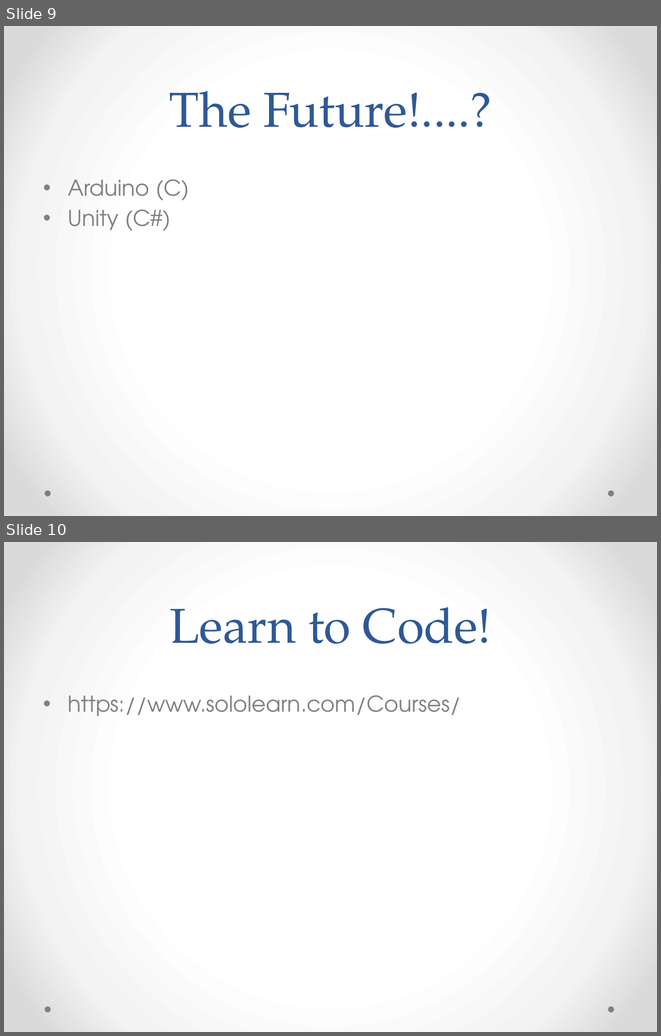
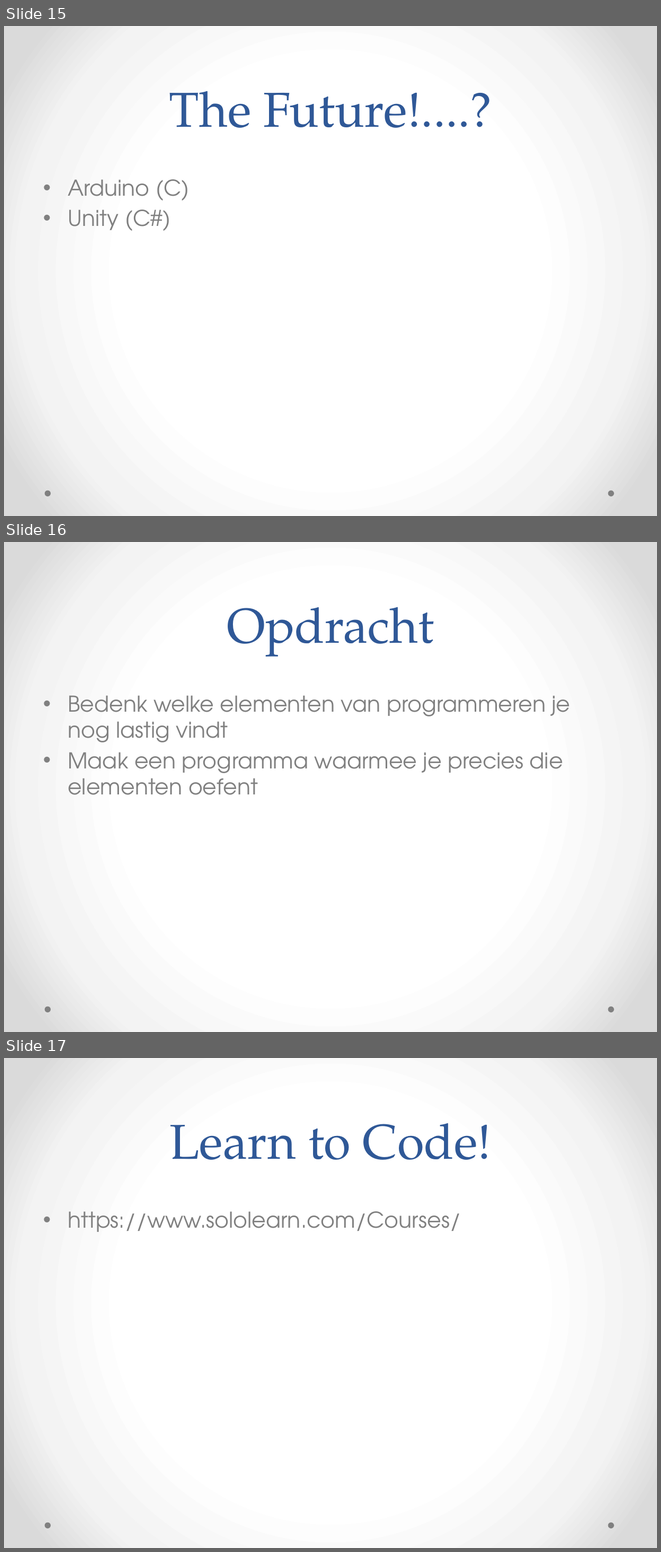
Before and after one commit to vmuijrers/EmpoweringCreativeThinkingThroughProgramming, a slide deck: Slides/ECTTP_Les_10_Overview.pptx. Shown one above the other, each under a label of ours: slides 9 and 10 before the commit, slides 15, 16 and 17 after it. The pictures are 661x1036 and 661x1552 pixels, drawn with LibreOffice and Linux fonts; fonts in the diff are those of the drawing. Boxes give left, top, right and bottom in pixels: in the first picture for what was removed or moved away, otherwise in the second. Text is boxed around its words. In the diff, an @@ line names an element or a change of style, - is before the commit and + after.

```diff
--- a/Slides/ECTTP_Les_10_Overview.pptx
+++ b/Slides/ECTTP_Les_10_Overview.pptx
@@ slide 16 added at (4,542,657,1032), background gradient #FFFFFF to #F4F4F4 to #DADADA; not listed: 2 template elements that a slide beside it also shows @@
@@ title added at (227,607,434,656), 54 pt, text #2F5897 @@
+Opdracht
@@ text added at (68,695,570,795), 24 pt, text #808080 @@
+• Bedenk welke elementen van programmeren je nog lastig vindt
+• Maak een programma waarmee je precies die elementen oefent
@@ what was slide 9 is now slide 15 @@
@@ what was slide 10 is now slide 17 @@
```
Also in this commit, not shown: 1 slide changed, 6 other slides added.
